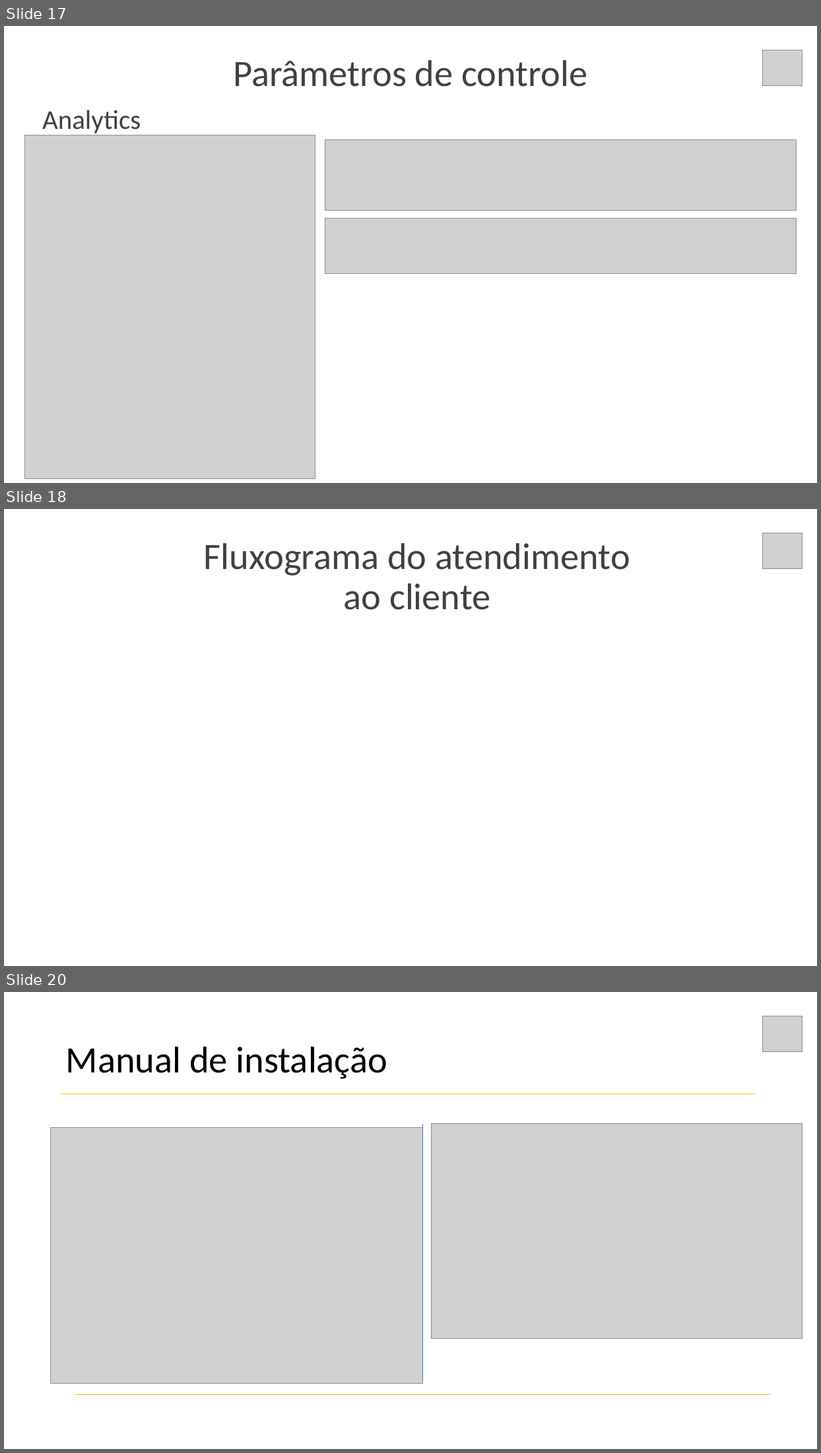
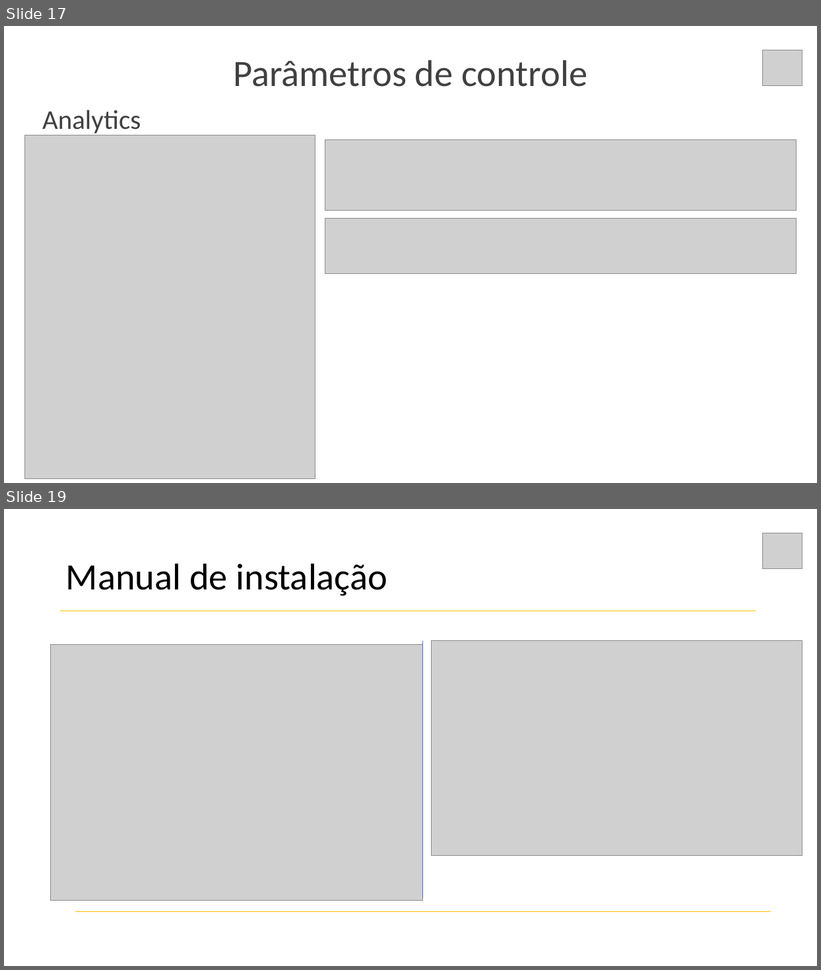
Before and after one commit to larissaSousa1998/segunda-sprint, a slide deck: Documentacao/Sobre o projeto/Apresentação Synergy.pptx. Shown one above the other, each under a label of ours: slides 17, 18 and 20 before the commit, slides 17 and 19 after it; the slides between them are not shown. The pictures are 821x1453 and 821x970 pixels, drawn with LibreOffice and Linux fonts; fonts in the diff are those of the drawing; grey boxes stand for pictures. Boxes give left, top, right and bottom in pixels: in the first picture for what was removed or moved away, otherwise in the second. Text is boxed around its words. In the diff, an @@ line names an element or a change of style, - is before the commit and + after.

```diff
--- a/Documentacao/Sobre o projeto/Apresentação Synergy.pptx
+++ b/Documentacao/Sobre o projeto/Apresentação Synergy.pptx
@@ slide 18 removed at (4,509,817,966), background #FFFFFF @@
@@ text removed at (204,543,630,610) @@
-Fluxograma do atendimento ao cliente
@@ picture removed at (763,533,803,569) @@
@@ what was slide 20 is now slide 19 @@
```
Also in this commit, not shown: 4 slides changed, 1 slide added, 1 other slide removed.
